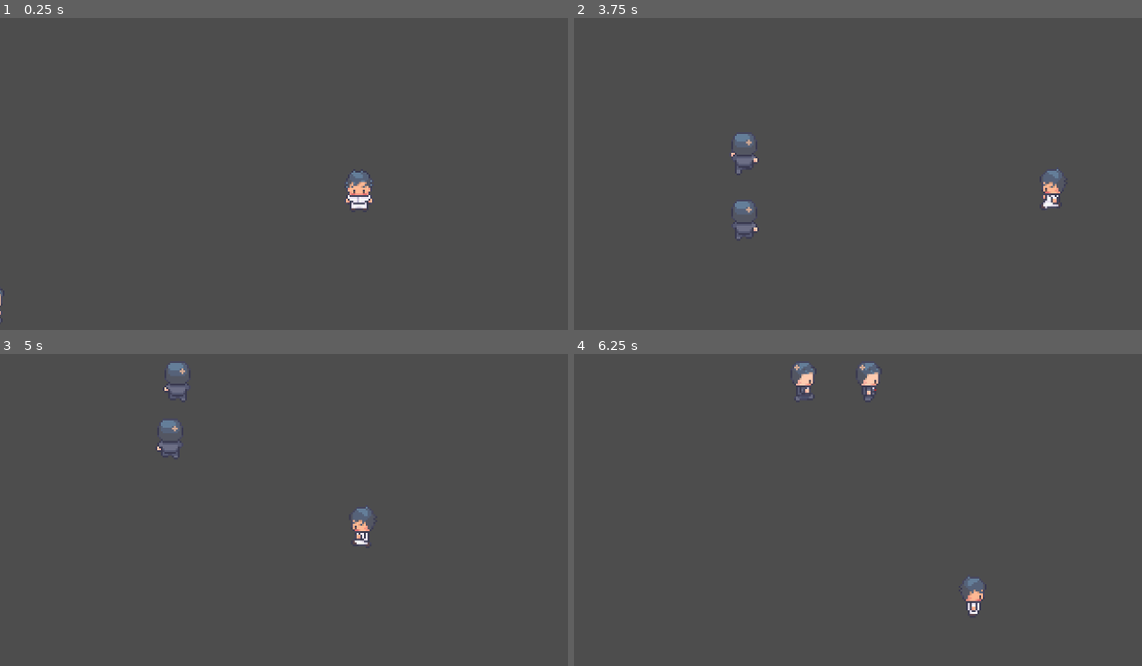
Above: before the commit, frames 1-4 (two rows, left to right).
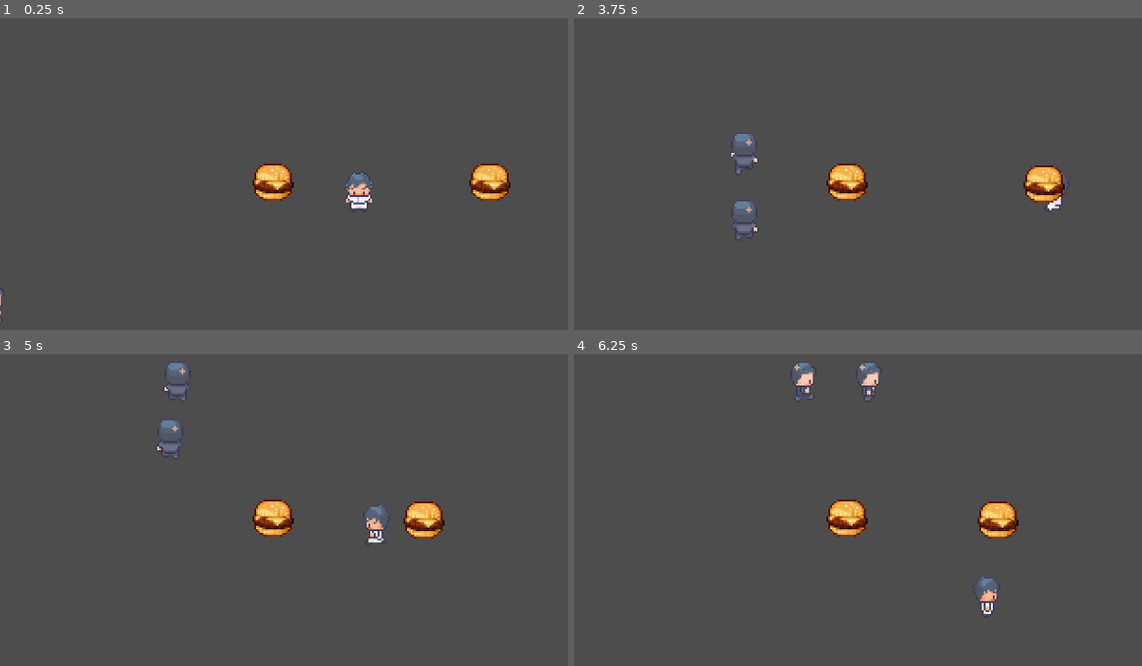
Above: after the commit, the same moments.

Repository: BPaycana/Tower-Defence-Project
Game: Godot game, scene res://scenes/game.tscn
Same seed, same stepped clock (60 frames per second), same inputs: the game is played once before the commit and once after it.
Inputs:
- Up to frame 1 (0.25 s): no input
- Up to frame 2 (3.75 s): hold D (right) 0.53-1.28 s; tap Space (pick_up, bound only after the commit) every 0.75 s from 0.6 to 3.6 s; hold S (down) 1.28-2.03 s; hold D (right) 2.03-2.78 s; hold W (up) 2.78-3.53 s; hold A (left) from 3.53 s (still down)
- Up to frame 3 (5 s): keep holding A (left); tap Space (pick_up, bound only after the commit) at 4.35 s
- Up to frame 4 (6.25 s): release A (left) at 5.03 s; hold S (down) 5.03-5.78 s; tap Space (pick_up, bound only after the commit) at 5.1, 5.85 s; hold D (right) from 5.78 s (still down)

The runs differ from the first frame. In frame 1, 1.6% of the frame differs, in the area x 44-90%, y 46-59%; in frame 2, 1.5%; in frame 3, 1.9%, in the area x 44-79%, y 46-62%; in frame 4, 1.9%.

Commit message:
Pick up towers
+ Can now pick up towers
+ Plays correct animation

Diff:
--- a/lunch-time-rush/project.godot
+++ b/lunch-time-rush/project.godot
@@ -26,6 +26,7 @@
 [global_group]
 
 Player=""
+Towers=""
 
 [input]
 
@@ -49,6 +50,18 @@
 "events": [Object(InputEventKey,"resource_local_to_scene":false,"resource_name":"","device":-1,"window_id":0,"alt_press …(192 unchanged characters)…
 ]
 }
+pick_up={
+"deadzone": 0.5,
+"events": [Object(InputEventKey,"resource_local_to_scene":false,"resource_name":"","device":-1,"window_id":0,"alt_pressed":false,"shift_pressed":false,"ctrl_pressed":false,"meta_pressed":false,"pressed":false,"keycode":0,"physical_keycode":32,"key_label":0,"unicode":32,"location":0,"echo":false,"script":null)
+]
+}
+
+[layer_names]
+
+2d_render/layer_1="Player"
+2d_render/layer_2="Towers"
+2d_physics/layer_1="Player"
+2d_physics/layer_2="Towers"
 
 [rendering]
 
--- a/lunch-time-rush/scenes/entities/player.tscn
+++ b/lunch-time-rush/scenes/entities/player.tscn
@@ -1,10 +1,11 @@
-[gd_scene load_steps=253 format=3 uid="uid://cfmw0hbe7jubh"]
+[gd_scene load_steps=255 format=3 uid="uid://cfmw0hbe7jubh"]
 
 [ext_resource type="Script" path="res://scripts/player.gd" id="1_1edq5"]
 [ext_resource type="Texture2D" uid="uid://5357dj3m18kf" path="res://assets/Modern tiles/Characters/Player.png" id="3_0ekcw"]
 [ext_resource type="Script" path="res://scripts/state_machine/state_machine.gd" id="3_fbp8r"]
 [ext_resource type="Script" path="res://scripts/player_states/player_idle.gd" id="4_217td"]
 [ext_resource type="Script" path="res://scripts/player_states/player_movement.gd" id="5_ey5lj"]
+[ext_resource type="Script" path="res://scripts/player_states/player_pick_up.gd" id="6_auwry"]
 
 [sub_resource type="AtlasTexture" id="AtlasTexture_bpa5f"]
 atlas = ExtResource("3_0ekcw")
@@ -2465,14 +2466,27 @@
 "walk_with_object_up": SubResource("Animation_85jor")
 }
 
+[sub_resource type="CapsuleShape2D" id="CapsuleShape2D_wl2db"]
+
 [node name="Player" type="CharacterBody2D" groups=["Player"]]
+y_sort_enabled = true
+collision_mask = 3
+motion_mode = 1
 script = ExtResource("1_1edq5")
 
+[node name="PickUpPoint" type="Marker2D" parent="."]
+y_sort_enabled = true
+position = Vector2(0, 1)
+
 [node name="AnimatedSprite2D" type="AnimatedSprite2D" parent="."]
+y_sort_enabled = true
 sprite_frames = SubResource("SpriteFrames_8uqqf")
-animation = &"idle_down"
+animation = &"drop_object_down"
+frame = 5
 
 [node name="CollisionShape2D" type="CollisionShape2D" parent="."]
+y_sort_enabled = true
+position = Vector2(0, 5)
 shape = SubResource("CapsuleShape2D_6fvnu")
 
 [node name="AnimationPlayer" type="AnimationPlayer" parent="."]
@@ -2491,3 +2505,19 @@
 [node name="movement" type="Node" parent="StateMachine" node_paths=PackedStringArray("animator")]
 script = ExtResource("5_ey5lj")
 animator = NodePath("../../AnimationPlayer")
+
+[node name="pick_up" type="Node" parent="StateMachine" node_paths=PackedStringArray("animator", "pick_up_point")]
+script = ExtResource("6_auwry")
+animator = NodePath("../../AnimationPlayer")
+pick_up_point = NodePath("../../PickUpPoint")
+
+[node name="PickUpRange" type="Area2D" parent="."]
+collision_mask = 3
+
+[node name="CollisionShape2D" type="CollisionShape2D" parent="PickUpRange"]
+position = Vector2(0, 4)
+scale = Vector2(0.9, 0.9)
+shape = SubResource("CapsuleShape2D_wl2db")
+
+[connection signal="area_entered" from="PickUpRange" to="." method="_on_pick_up_range_area_entered"]
+[connection signal="body_entered" from="PickUpRange" to="." method="_on_pick_up_range_body_entered"]
--- a/lunch-time-rush/scenes/game.tscn
+++ b/lunch-time-rush/scenes/game.tscn
@@ -1,7 +1,8 @@
-[gd_scene load_steps=4 format=3 uid="uid://b7tc3r3yaq5pb"]
+[gd_scene load_steps=5 format=3 uid="uid://b7tc3r3yaq5pb"]
 
-[ext_resource type="Script" path="res://scenes/game_scene.gd" id="1_qe86l"]
+[ext_resource type="Script" path="res://scripts/game_scene.gd" id="1_qe86l"]
 [ext_resource type="PackedScene" uid="uid://cfmw0hbe7jubh" path="res://scenes/entities/player.tscn" id="1_wwqcs"]
+[ext_resource type="PackedScene" uid="uid://yshcy3l3rqo5" path="res://scenes/towers/burger_tower.tscn" id="3_k8nck"]
 
 [sub_resource type="Curve2D" id="Curve2D_2e36l"]
 _data = {
@@ -17,5 +18,11 @@
 
 [node name="Player" parent="." instance=ExtResource("1_wwqcs")]
 
+[node name="BurgerTower" parent="." instance=ExtResource("3_k8nck")]
+position = Vector2(70, 0)
+
+[node name="BurgerTower2" parent="." instance=ExtResource("3_k8nck")]
+position = Vector2(-46, 0)
+
 [node name="Path2D" type="Path2D" parent="."]
 curve = SubResource("Curve2D_2e36l")
--- /dev/null
+++ b/lunch-time-rush/scenes/towers/burger_tower.tscn
@@ -0,0 +1,18 @@
+[gd_scene load_steps=3 format=3 uid="uid://yshcy3l3rqo5"]
+
+[ext_resource type="Texture2D" uid="uid://bgomwqdf3tpan" path="res://assets/Ghostpixxells PixelFood/15_burger.png" id="1_kelt2"]
+
+[sub_resource type="CircleShape2D" id="CircleShape2D_ni6w7"]
+
+[node name="BurgerTower" type="Area2D" groups=["Towers"]]
+y_sort_enabled = true
+
+[node name="Sprite2D" type="Sprite2D" parent="."]
+y_sort_enabled = true
+texture = ExtResource("1_kelt2")
+
+[node name="CollisionShape2D" type="CollisionShape2D" parent="."]
+shape = SubResource("CircleShape2D_ni6w7")
+
+[node name="TowerRange" type="Area2D" parent="."]
+y_sort_enabled = true
--- a/lunch-time-rush/scripts/customer.gd
+++ b/lunch-time-rush/scripts/customer.gd
@@ -12,7 +12,6 @@
 	var old_pos = position
 	await(get_tree().create_timer(0.1).timeout)
 	var direction = position - old_pos
-	print_debug(direction.normalized())
 
 	match direction.normalized():
 		Vector2.LEFT:
--- a/lunch-time-rush/scripts/player.gd
+++ b/lunch-time-rush/scripts/player.gd
@@ -1,9 +1,37 @@
 class_name Player
 extends CharacterBody2D
 
+@onready var pick_up_point: Marker2D = $PickUpPoint
+@onready var pick_up_range: Area2D = $PickUpRange
+
 var player_direction : Vector2
+var pick_up = false
+var tower
+
 
 #func _ready() -> void:
 	#animation_tree.set("parameters/Idle/blend_position", starting_direction)
 
-#func _physics_process(delta: float) -> void:
+func _physics_process(delta: float) -> void:
+
+#	Pick up tower
+	if  !pick_up && pick_up_range.has_overlapping_areas() && tower != null && Input.is_action_just_pressed("pick_up"):
+
+		tower.call_deferred("reparent", self.pick_up_point)
+		tower.position = pick_up_point.global_position
+
+		await get_tree().create_timer(0.1).timeout
+		pick_up = true
+
+#	Drop down tower
+	if pick_up && Input.is_action_just_pressed("pick_up"):
+		tower.call_deferred("reparent", self.get_parent())
+
+		await get_tree().create_timer(0.1).timeout
+		pick_up = false
+
+
+
+func _on_pick_up_range_area_entered(area: Area2D) -> void:
+	if !pick_up && area.is_in_group("Towers"):
+		tower = area
--- a/lunch-time-rush/scripts/player_states/player_idle.gd
+++ b/lunch-time-rush/scripts/player_states/player_idle.gd
@@ -24,3 +24,6 @@
 
 	if(Input.get_vector("left","right","up","down").normalized()):
 		state_transition.emit(self, "movement")
+
+	if Input.is_action_just_pressed("pick_up"):
+		state_transition.emit(self, "pick_up")
--- a/lunch-time-rush/scripts/player_states/player_movement.gd
+++ b/lunch-time-rush/scripts/player_states/player_movement.gd
@@ -2,6 +2,7 @@
 
 @export var speed: float = 50
 @export var animator : AnimationPlayer
+
 
 var player: Player
 var direction : Vector2
@@ -37,3 +38,6 @@
 
 	if direction.length() <= 0:
 		state_transition.emit(self, "idle")
+
+	if player.pick_up_range.has_overlapping_areas() && Input.is_action_just_pressed("pick_up"):
+		state_transition.emit(self, "pick_up")
--- /dev/null
+++ b/lunch-time-rush/scripts/player_states/player_pick_up.gd
@@ -0,0 +1,50 @@
+extends State
+
+@export var speed: float = 40
+@export var animator : AnimationPlayer
+@export var pick_up_point : Marker2D
+
+var player: Player
+var direction : Vector2
+
+var pick_up_left = Vector2(-6, 1)
+var pick_up_right = Vector2(6, 1)
+var pick_up_up = Vector2(0, 0)
+var pick_up_down = Vector2(0, 1)
+
+func Enter():
+	print_debug("pick_up")
+	print_debug(pick_up_point.position)
+	player = get_tree().get_first_node_in_group("Player")
+
+func Update(delta : float):
+
+#Movement
+	direction.x = Input.get_axis("left","right")
+	direction.y = Input.get_axis("up","down")
+
+	if direction:
+		player.velocity = direction * speed
+		player.player_direction = direction
+	else:
+		player.velocity = player.velocity.move_toward(Vector2.ZERO, speed)
+	player.move_and_slide()
+
+
+#Animations
+	match direction:
+		Vector2.LEFT:
+			animator.play("walk_with_object_left")
+			pick_up_point.position = pick_up_left
+		Vector2.RIGHT:
+			animator.play("walk_with_object_right")
+			pick_up_point.position = pick_up_right
+		Vector2.DOWN:
+			animator.play("walk_with_object_down")
+			pick_up_point.position = pick_up_down
+		Vector2.UP:
+			animator.play("walk_with_object_up")
+			pick_up_point.position = pick_up_up
+
+	if Input.is_action_just_pressed("pick_up"):
+		state_transition.emit(self, "movement")
--- /dev/null
+++ b/lunch-time-rush/scripts/tower.gd
@@ -0,0 +1,21 @@
+extends CharacterBody2D
+
+#var player = CharacterBody2D
+#var picked_up = false
+#
+#@onready var tower_pick_up_range: Area2D = $TowerPickUpRange
+#
+#func _ready() -> void:
+	#player = get_tree().get_first_node_in_group("Player")
+	#
+#func _physics_process(delta: float) -> void:
+	#if picked_up == true:
+		#set_collision_layer_value(2, 0)
+		#self.position = player.get_node("PickUpPoint").global_position
+#
+#func _input(event: InputEvent) -> void:
+	#if Input.is_action_just_pressed("pick_up"):
+		#var bodies = tower_pick_up_range.get_overlapping_bodies()
+		#for body in bodies:
+			#if body.name == "Player":
+				#picked_up = true
Binary file added: lunch-time-rush/assets/Ghostpixxells PixelFood/15_burger.png
Not shown, added: lunch-time-rush/assets/Ghostpixxells PixelFood/15_burger.png.import
Binary file added: lunch-time-rush/assets/Ghostpixxells PixelFood/44_frenchfries.png
Not shown, added: lunch-time-rush/assets/Ghostpixxells PixelFood/44_frenchfries.png.import
Binary file added: lunch-time-rush/assets/Ghostpixxells PixelFood/81_pizza.png
Not shown, added: lunch-time-rush/assets/Ghostpixxells PixelFood/81_pizza.png.import
Binary file added: lunch-time-rush/assets/Ghostpixxells PixelFood/soft_drink_red.png
Not shown, added: lunch-time-rush/assets/Ghostpixxells PixelFood/soft_drink_red.png.import
Renamed: lunch-time-rush/scenes/game_scene.gd -> lunch-time-rush/scripts/game_scene.gd
